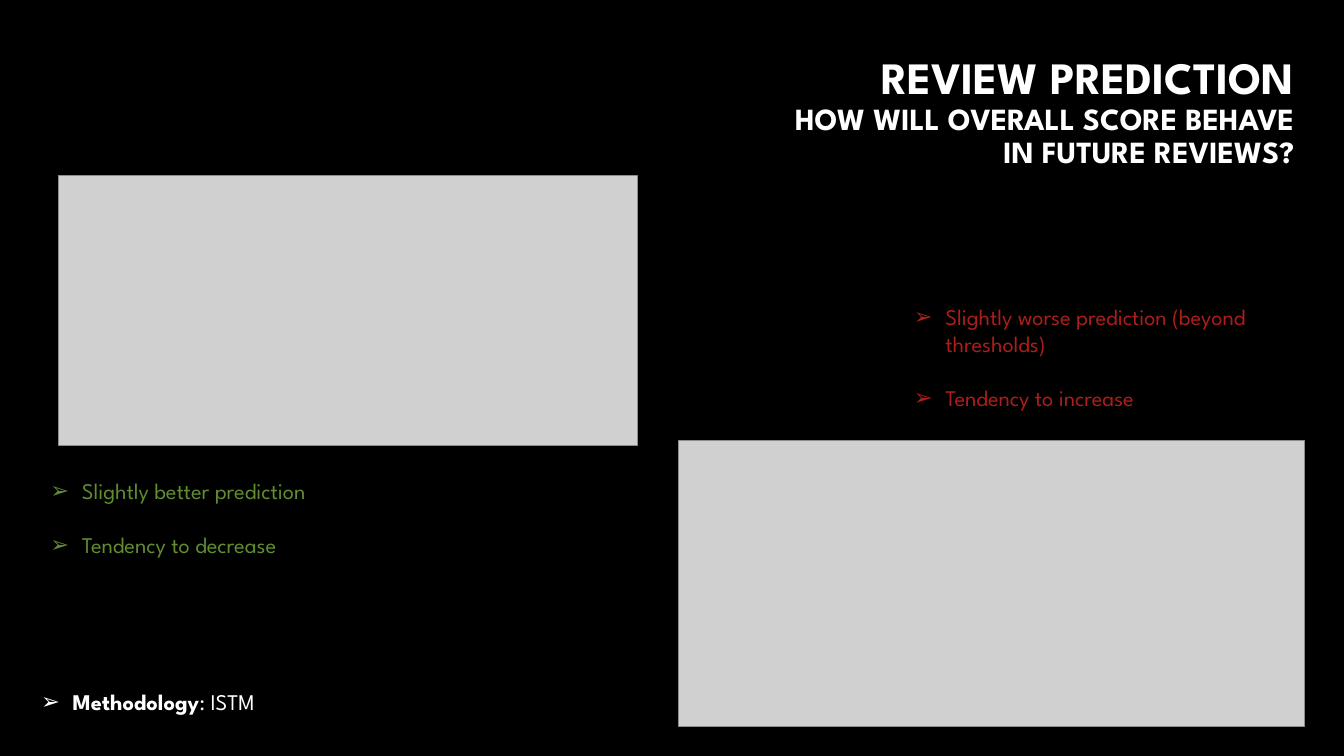
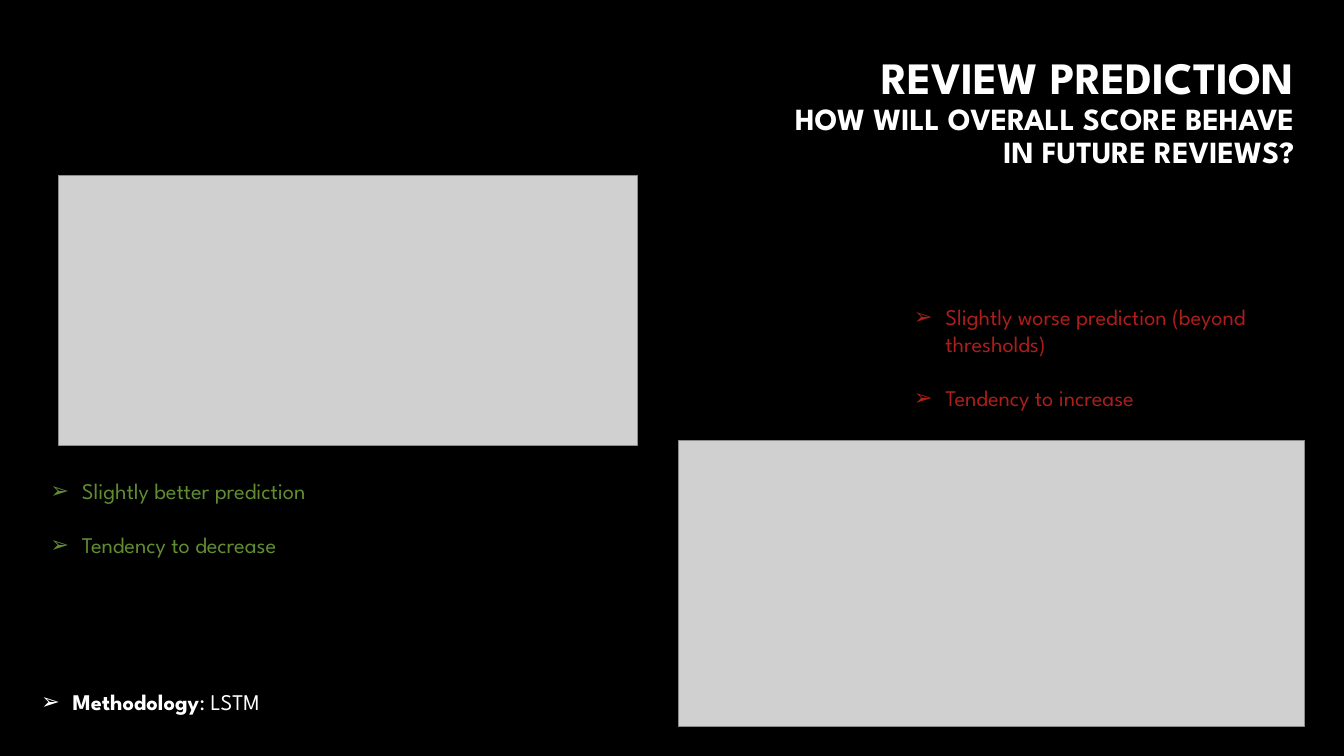
Before and after one commit to aidamouref/Airlines-Analyser, a slide deck: slide 15 of Airlines Analysis.pptx (slide 13 before the commit). Drawn at 1344x756 pixels with LibreOffice and Linux fonts; fonts in the diff are those of the drawing; grey boxes stand for pictures; background and template pictures are left out. Boxes give left, top, right and bottom in pixels: in the first picture for what was removed or moved away, otherwise in the second. Text is boxed around its words. In the diff, an @@ line names an element or a change of style, - is before the commit and + after.

```diff
--- a/Airlines Analysis.pptx
+++ b/Airlines Analysis.pptx
@@ text at (73, 694, 260, 715): text changed @@
-➢ Methodology: ISTM
+➢ Methodology: LSTM
```
Also in this commit, not shown: 8 other slides changed, 7 slides added, 13 other files.
